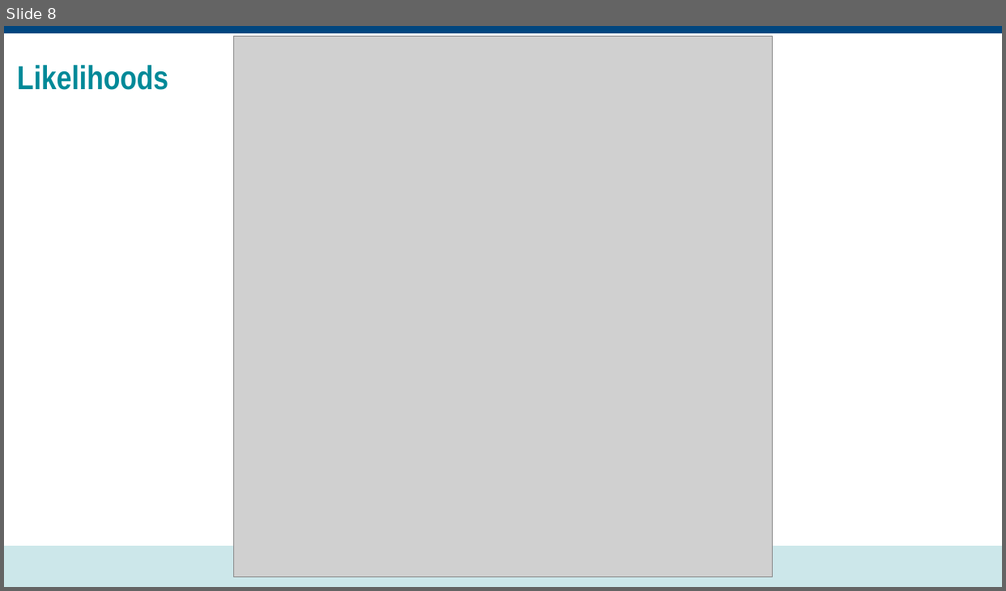
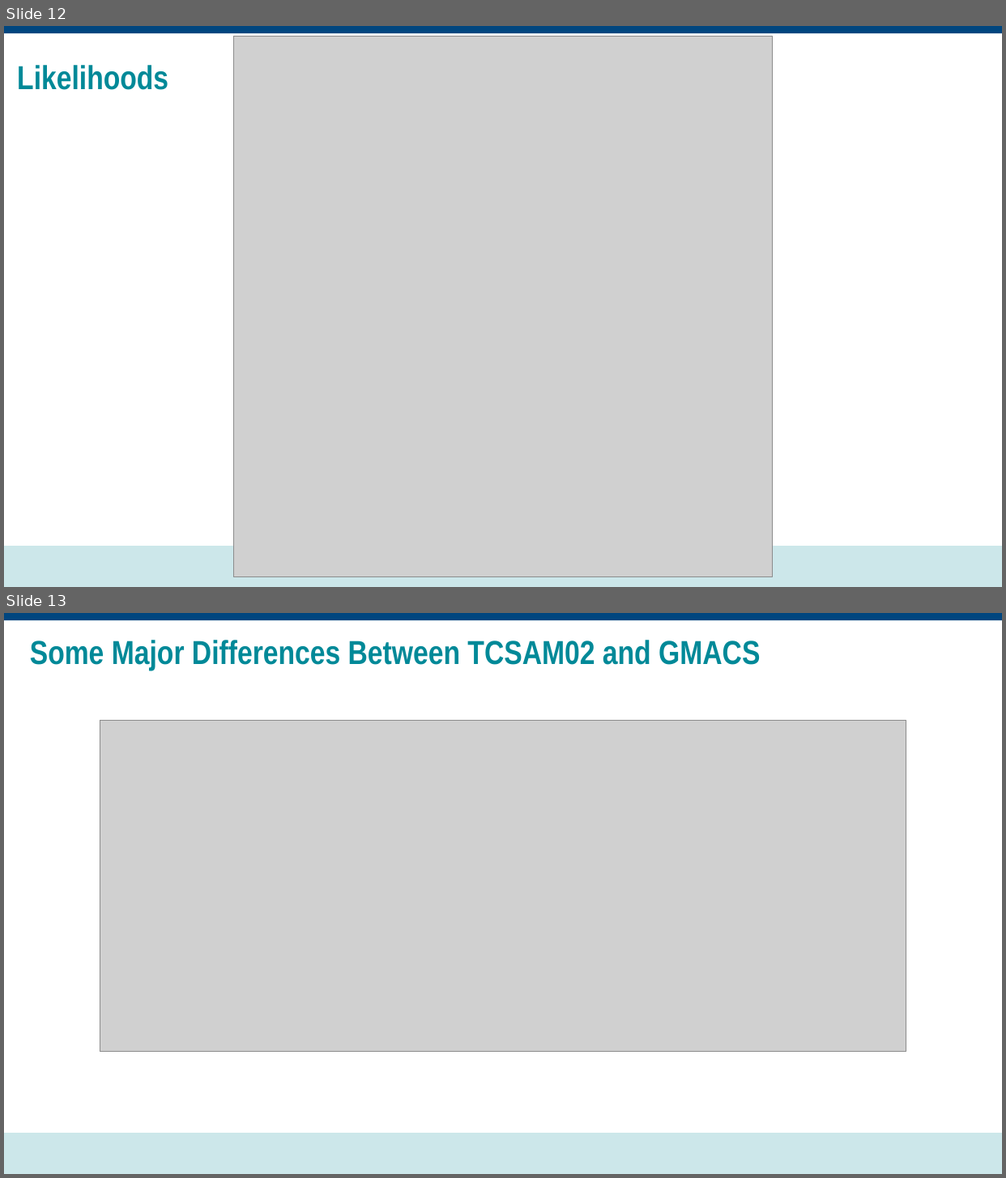
Before and after one commit to noaa-afsc/TannerCrab_2026CIEReview, a slide deck: presentations/TransitionToGMACS.pptx. Shown one above the other, each under a label of ours: slide 8 before the commit, slides 12 and 13 after it. The pictures are 1006x591 and 1006x1178 pixels, drawn with LibreOffice and Linux fonts; fonts in the diff are those of the drawing; grey boxes stand for pictures; background and template pictures are left out. Boxes give left, top, right and bottom in pixels: in the first picture for what was removed or moved away, otherwise in the second. Text is boxed around its words. In the diff, an @@ line names an element or a change of style, - is before the commit and + after.

```diff
--- a/presentations/TransitionToGMACS.pptx
+++ b/presentations/TransitionToGMACS.pptx
@@ slide 13 added at [4,613,1002,1174], background #FFFFFF; not listed: 2 template elements that a slide beside it also shows @@
@@ title added at [30,640,760,671], 32 pt, text #008998, bold @@
+Some Major Differences Between TCSAM02 and GMACS
@@ picture added at [100,720,906,1052] @@
@@ what was slide 8 is now slide 12 @@
```
Also in this commit, not shown: 3 slides changed, 6 other slides added, 1 other file.
